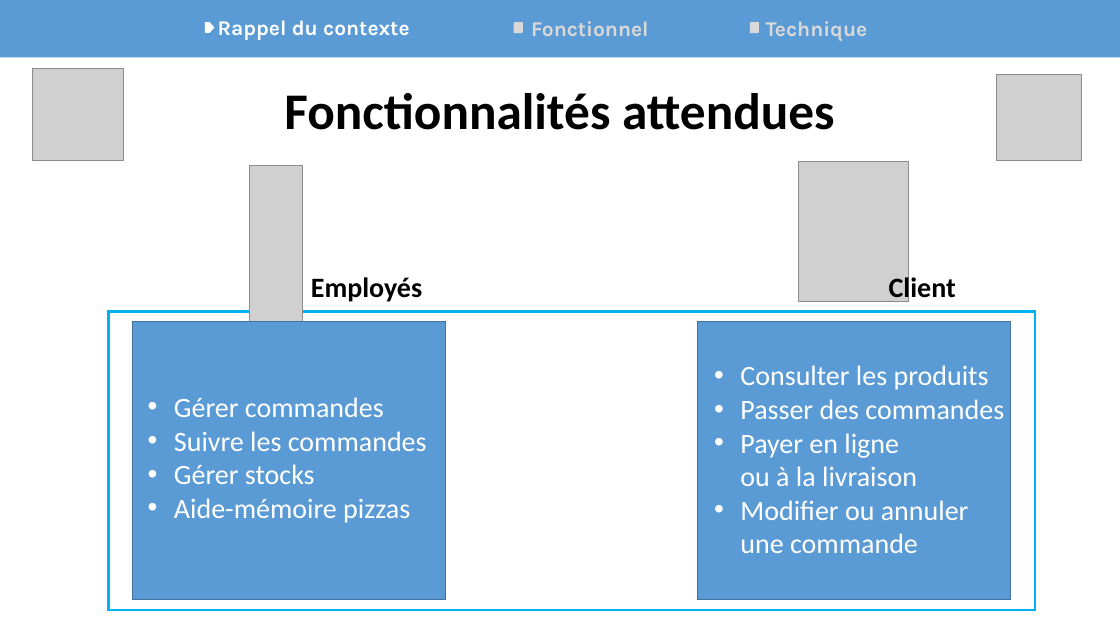
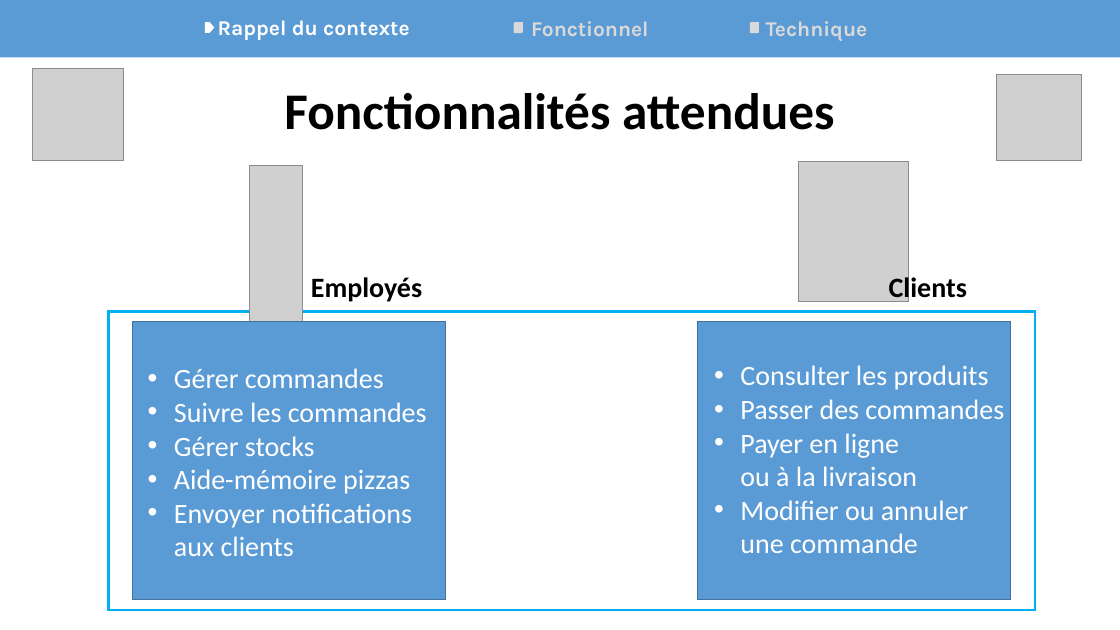
Before and after one commit to Synkied/OC_Projet-6, a slide deck: slide 3 of Projet6_OCPizza_Arguments.pptx. Drawn at 1120x630 pixels with LibreOffice and Linux fonts; fonts in the diff are those of the drawing; grey boxes stand for pictures. Boxes give left, top, right and bottom in pixels: in the first picture for what was removed or moved away, otherwise in the second. Text is boxed around its words. In the diff, an @@ line names an element or a change of style, - is before the commit and + after.

```diff
--- a/Projet6_OCPizza_Arguments.pptx
+++ b/Projet6_OCPizza_Arguments.pptx
@@ text at (889,274,967,302): text changed @@
-Client
+Clients
@@ text "Gérer commandes": place and size @@
-text "Gérer commandes" at (174,397,427,523)
+text "Gérer commandes" at (174,368,427,556)
@@ text at (174,503,412,556): paragraph added @@
+• Envoyer notifications
+  aux clients
```
Also in this commit, not shown: 4 other slides changed, 4 slides added, 6 slides removed, 49 other files.
